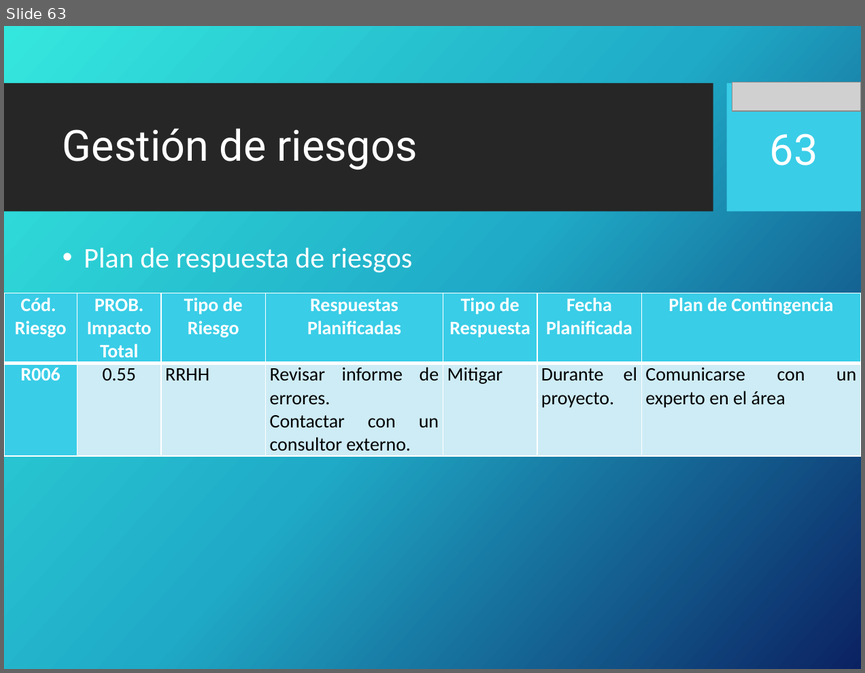
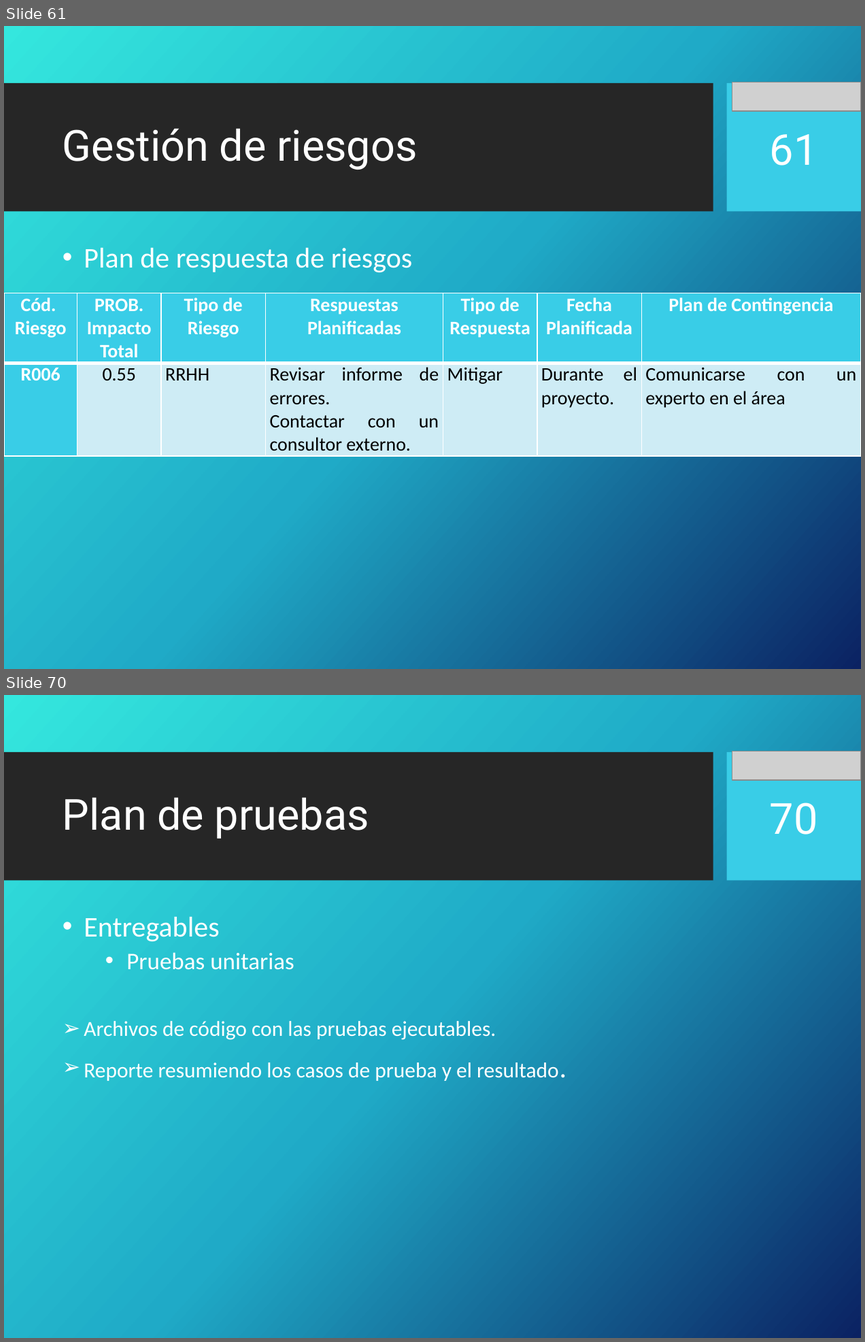
Before and after one commit to portafolio2016/hipocrates, a slide deck: docs/plan-de-proyecto/ppt-iteracion1.pptx. Shown one above the other, each under a label of ours: slide 63 before the commit, slides 61 and 70 after it; the slides between them are not shown. The pictures are 865x673 and 865x1342 pixels, drawn with LibreOffice and Linux fonts; fonts in the diff are those of the drawing; grey boxes stand for pictures; background and template pictures are left out. Boxes give left, top, right and bottom in pixels: in the first picture for what was removed or moved away, otherwise in the second. Text is boxed around its words. In the diff, an @@ line names an element or a change of style, - is before the commit and + after.

```diff
--- a/docs/plan-de-proyecto/ppt-iteracion1.pptx
+++ b/docs/plan-de-proyecto/ppt-iteracion1.pptx
@@ slide 70 added at bbox=[4, 695, 861, 1338], background picture (left out); not listed: 2 template elements that a slide beside it also shows @@
@@ picture added at bbox=[732, 751, 861, 781] @@
@@ title added at bbox=[62, 797, 369, 838], 36 pt, text #FFFFFF @@
+Plan de pruebas
@@ page number added at bbox=[770, 802, 818, 834], 36 pt, text #FFFFFF @@
+70
@@ text added at bbox=[84, 917, 559, 1081], 18 pt, text #FFFFFF @@
+• Entregables
+  • Pruebas unitarias
+➢ Archivos de código con las pruebas ejecutables.
+➢ Reporte resumiendo los casos de prueba y el resultado.
@@ what was slide 63 is now slide 61 @@
@@ page number at bbox=[770, 134, 818, 165]: text changed @@
-63
+61
```
Also in this commit, not shown: 1 slide changed, 23 other slides added, 3 slides removed.
